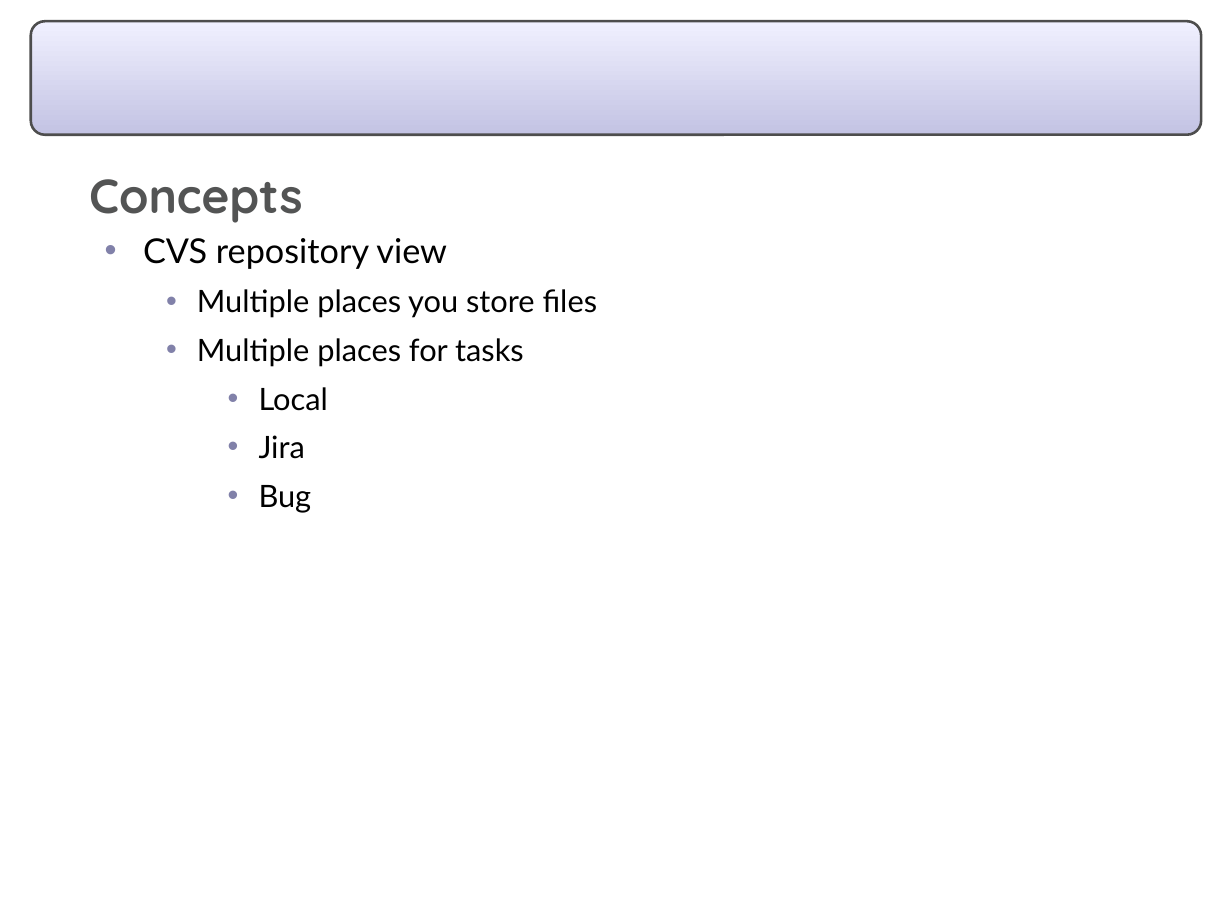
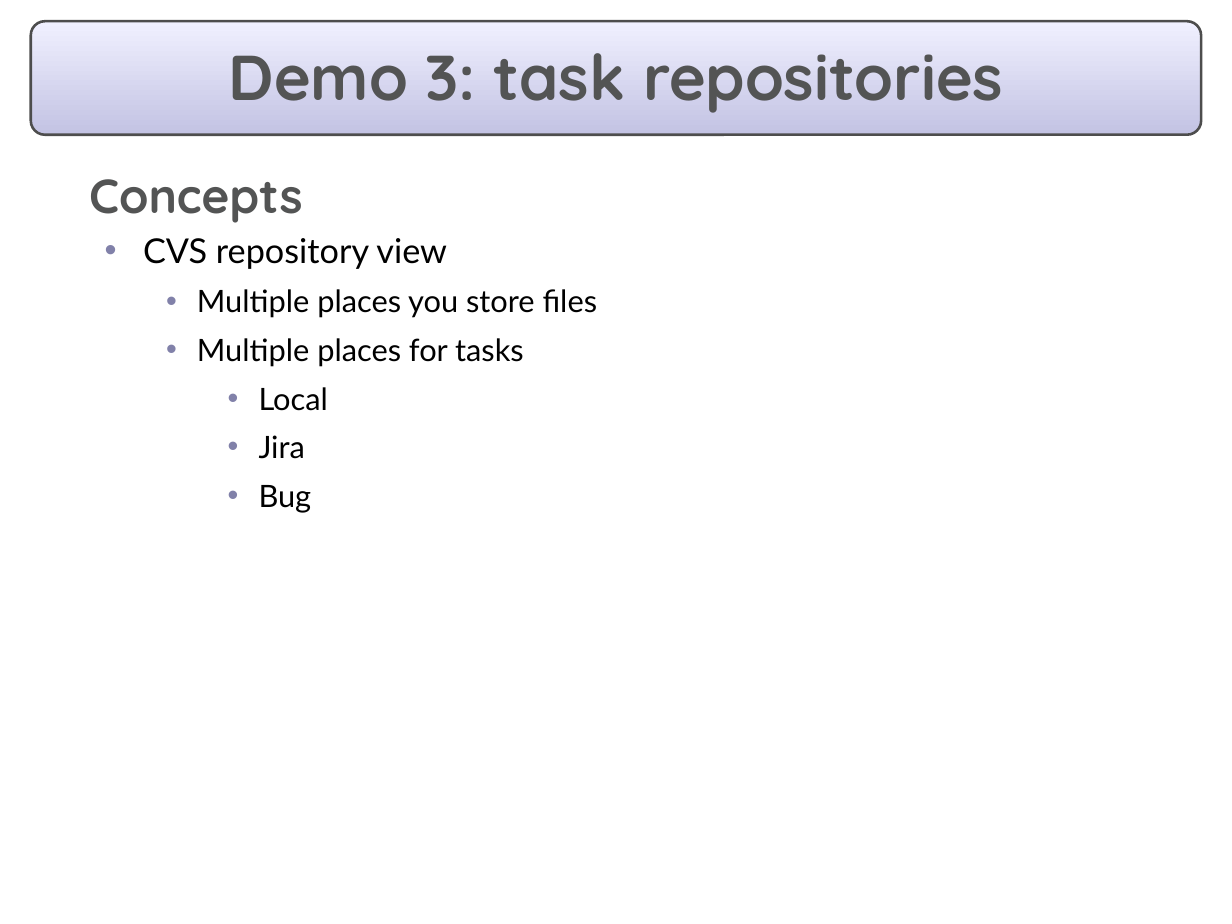
Before and after one commit to eclipse-mylyn/mylyn-website, a slide deck: slide 9 of publications/2006-03-mylar-eclipsecon-2.ppt (slide 10 before the commit). Drawn at 1232x924 pixels with LibreOffice and Linux fonts; fonts in the diff are those of the drawing. Boxes give left, top, right and bottom in pixels: in the first picture for what was removed or moved away, otherwise in the second. Text is boxed around its words. In the diff, an @@ line names an element or a change of style, - is before the commit and + after.

```diff
--- a/publications/2006-03-mylar-eclipsecon-2.ppt
+++ b/publications/2006-03-mylar-eclipsecon-2.ppt
@@ title added at (229, 53, 1003, 113), 37 pt, text #535454, bold @@
+Demo 3: task repositories
```
Also in this commit, not shown: 12 other slides changed, 3 slides added, 5 slides removed.
